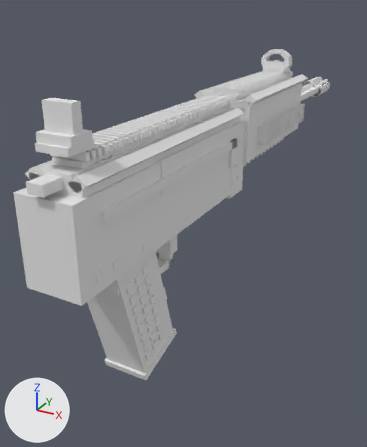
Two versions of the OBJ model src/main/resources/assets/mareeletrica/models/block/armory21_galil_forge_view.obj, one commit apart.
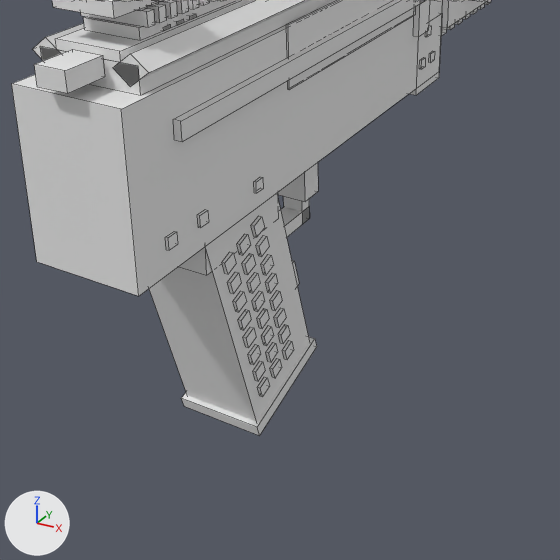
Old and new are each drawn whole from a camera (50 mm lens) standing at (1.271, -1.734, 0.994) and looking at (0.335, -0.033, 0.144) and again close up on the part from 2% to 84% of the width and 33% to 100% of the height. The axes (+X, +Y, +Z) are drawn at lower left. The lights are the same throughout. The first two pictures are the older version. The close-ups show mesh edges as thin lines. Where no turn or scale is listed for an object, it has been applied to the vertices. Vertices at exactly the same position are counted once.

The older version as bpy lines, for what is in view:
```python
me_armory21_galil_forge_view = bpy.data.meshes.new('armory21_galil_forge_view')
me_armory21_galil_forge_view.from_pydata(...)  # 2490 vertices, 1884 faces; spans x 0.37..0.63, y -0.99..1.32, z -0.07..0.8
# faces by material slot: [78, 30, 78, 732, 288, 672, 6]
me_armory21_galil_forge_view.materials.append(mat_dark)  # its picture is missing
me_armory21_galil_forge_view.materials.append(mat_engrave)  # its picture is missing
me_armory21_galil_forge_view.materials.append(mat_polish)  # its picture is missing
me_armory21_galil_forge_view.materials.append(mat_poly)  # its picture is missing
me_armory21_galil_forge_view.materials.append(mat_rubber)  # its picture is missing
me_armory21_galil_forge_view.materials.append(mat_steel)  # its picture is missing
me_armory21_galil_forge_view.materials.append(mat_white)  # its picture is missing
ob_armory21_galil_forge_view = bpy.data.objects.new('armory21_galil_forge_view', me_armory21_galil_forge_view)
ob_armory21_galil_forge_view.location = (0.0, 0.0, 0.0)
```
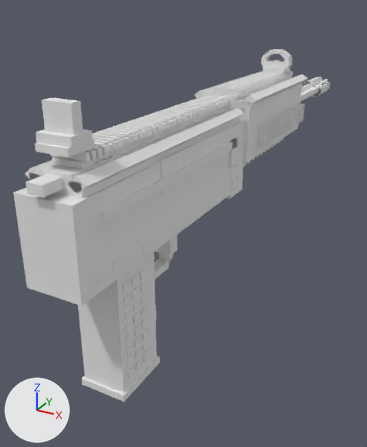
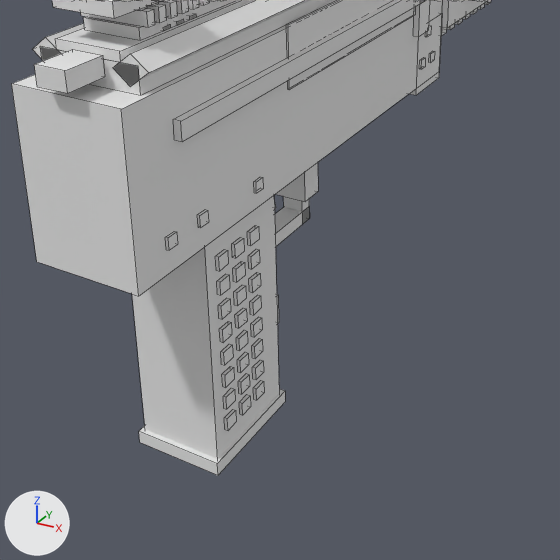
What differs and where, as boxes [x1, y1, x2, y2] in the close-ups (560 x 560 px; the box of a moved part takes in the faces that stretch with it):
'armory21_galil_forge_view', reshaped
    before: [12, 0, 491, 436]
    after: [12, 0, 491, 475]
part 1 of me_armory21_galil_forge_view, moved or reshaped
    before: [149, 193, 310, 422]
    after: [132, 195, 279, 459]
part 2 of me_armory21_galil_forge_view, moved or reshaped (mostly hidden)
    before: [292, 260, 299, 286]
    after: [277, 295, 279, 324]
part 3 of me_armory21_galil_forge_view, moved or reshaped
    before: [181, 337, 317, 436]
    after: [139, 389, 285, 475]
part 4 of me_armory21_galil_forge_view, moved or reshaped
    before: [270, 359, 282, 378]
    after: [224, 409, 236, 430]
part 5 of me_armory21_galil_forge_view, moved or reshaped
    before: [248, 344, 261, 365]
    after: [223, 388, 235, 409]
part 6 of me_armory21_galil_forge_view, moved or reshaped
    before: [243, 327, 256, 348]
    after: [222, 366, 234, 387]
part 7 of me_armory21_galil_forge_view, moved or reshaped
    before: [238, 309, 251, 330]
    after: [221, 344, 233, 365]
part 8 of me_armory21_galil_forge_view, moved or reshaped
    before: [265, 273, 278, 293]
    after: [219, 321, 232, 342]
part 9 of me_armory21_galil_forge_view, moved or reshaped
    before: [261, 255, 274, 275]
    after: [218, 298, 231, 319]
part 10 of me_armory21_galil_forge_view, moved or reshaped
    before: [256, 235, 269, 257]
    after: [215, 249, 228, 271]
part 11 of me_armory21_galil_forge_view, moved or reshaped
    before: [266, 342, 278, 362]
    after: [239, 395, 251, 415]
part 12 of me_armory21_galil_forge_view, moved or reshaped
    before: [261, 326, 274, 346]
    after: [238, 374, 250, 394]
part 13 of me_armory21_galil_forge_view, moved or reshaped
    before: [274, 308, 286, 327]
    after: [237, 352, 249, 373]
part 14 of me_armory21_galil_forge_view, moved or reshaped
    before: [270, 291, 282, 310]
    after: [236, 330, 248, 351]
part 15 of me_armory21_galil_forge_view, moved or reshaped
    before: [278, 324, 290, 344]
    after: [234, 285, 246, 306]
part 16 of me_armory21_galil_forge_view, moved or reshaped
    before: [282, 341, 294, 360]
    after: [233, 261, 245, 282]
part 17 of me_armory21_galil_forge_view, added
    after: [232, 237, 244, 258]
part 18 of me_armory21_galil_forge_view, moved or reshaped
    before: [178, 192, 278, 397]
    after: [217, 225, 264, 400]

The change, as a diff of the scene's bpy script:
```diff
--- a/src/main/resources/assets/mareeletrica/models/block/armory21_galil_forge_view.obj.py
+++ b/src/main/resources/assets/mareeletrica/models/block/armory21_galil_forge_view.obj.py
@@ me_armory21_galil_forge_view @@
-me_armory21_galil_forge_view.from_pydata(...)  # 2490 vertices, 1884 faces; spans x 0.37..0.63, y -0.99..1.32, z -0.07..0.8
+me_armory21_galil_forge_view.from_pydata(...)  # 2482 vertices, 1878 faces; spans x 0.37..0.63, y -0.99..1.32, z -0.06..0.8
+# me_armory21_galil_forge_view part 1: the loose piece of 8 vertices spanning x 0.43..0.57, y -0.83..-0.53, z -0.05..0.43 is turned -16 degrees about the x axis through its middle and scaled by 0.912, then moved by (0.0, -0.05, -0.03)
+# me_armory21_galil_forge_view part 2: the loose piece of 8 vertices spanning x 0.44..0.56, y -0.6..-0.55, z 0.12..0.18 is moved by (0.0, -0.06, -0.03)
+# me_armory21_galil_forge_view part 3: the loose piece of 8 vertices spanning x 0.42..0.58, y -0.71..-0.52, z -0.07..0.01 is turned -16 degrees about the x axis through its middle, then moved by (0.0, -0.11, -0.02)
+# me_armory21_galil_forge_view part 4: the loose piece of 8 vertices spanning x 0.57..0.58, y -0.66..-0.63, z 0.01..0.04 is moved by (0.0, -0.13, -0.01)
+# me_armory21_galil_forge_view part 5: the loose piece of 8 vertices spanning x 0.57..0.58, y -0.72..-0.7, z 0.08..0.1 is moved by (0.0, -0.07, -0.03)
+# me_armory21_galil_forge_view part 6: the loose piece of 8 vertices spanning x 0.57..0.58, y -0.73..-0.71, z 0.12..0.14 is moved by (0.0, -0.06, -0.03)
+# me_armory21_galil_forge_view part 7: the loose piece of 8 vertices spanning x 0.57..0.58, y -0.75..-0.72, z 0.15..0.18 is moved by (0.0, -0.05, -0.03)
+# me_armory21_galil_forge_view part 8: the loose piece of 8 vertices spanning x 0.57..0.58, y -0.67..-0.64, z 0.18..0.2 is moved by (0.0, -0.13, -0.01)
+# me_armory21_galil_forge_view part 9: the loose piece of 8 vertices spanning x 0.57..0.58, y -0.68..-0.65, z 0.22..0.24 is moved by (0.0, -0.12, -0.01)
+# me_armory21_galil_forge_view part 10: the loose piece of 8 vertices spanning x 0.57..0.58, y -0.69..-0.66, z 0.25..0.28 is moved by (0.0, -0.11, 0.03)
+# me_armory21_galil_forge_view part 11: the loose piece of 8 vertices spanning x 0.57..0.58, y -0.67..-0.65, z 0.05..0.08 is moved by (0.0, -0.08, -0.05)
+# me_armory21_galil_forge_view part 12: the loose piece of 8 vertices spanning x 0.57..0.58, y -0.68..-0.66, z 0.09..0.11 is moved by (0.0, -0.07, -0.05)
+# me_armory21_galil_forge_view part 13: the loose piece of 8 vertices spanning x 0.57..0.58, y -0.64..-0.62, z 0.1..0.13 is moved by (0.0, -0.11, -0.02)
+# me_armory21_galil_forge_view part 14: the loose piece of 8 vertices spanning x 0.57..0.58, y -0.66..-0.63, z 0.14..0.16 is moved by (0.0, -0.1, -0.02)
+# me_armory21_galil_forge_view part 15: the loose piece of 8 vertices spanning x 0.57..0.58, y -0.63..-0.61, z 0.06..0.09 is moved by (0.0, -0.12, 0.14)
+# me_armory21_galil_forge_view part 16: the loose piece of 8 vertices spanning x 0.57..0.58, y -0.62..-0.6, z 0.02..0.05 is moved by (0.0, -0.13, 0.22)
+# me_armory21_galil_forge_view part 17: a new loose piece, a box spanning x 0.5702..0.576, y -0.752..-0.7297, z 0.287..0.3093, in mat_rubber (its picture is missing)
+# me_armory21_galil_forge_view part 18: 12 vertices moved within x 0.42..0.58, y -0.77..-0.69, z 0.04..0.29; 136 vertices removed from x 0.42..0.58, y -0.81..-0.62, z 0.0..0.36; 120 vertices added at x 0.42..0.58, y -0.79..-0.69, z 0.0..0.31
+# other edits to the shape of me_armory21_galil_forge_view do not show in these pictures
 me_armory21_galil_forge_view.materials.append(mat_dark)
```
